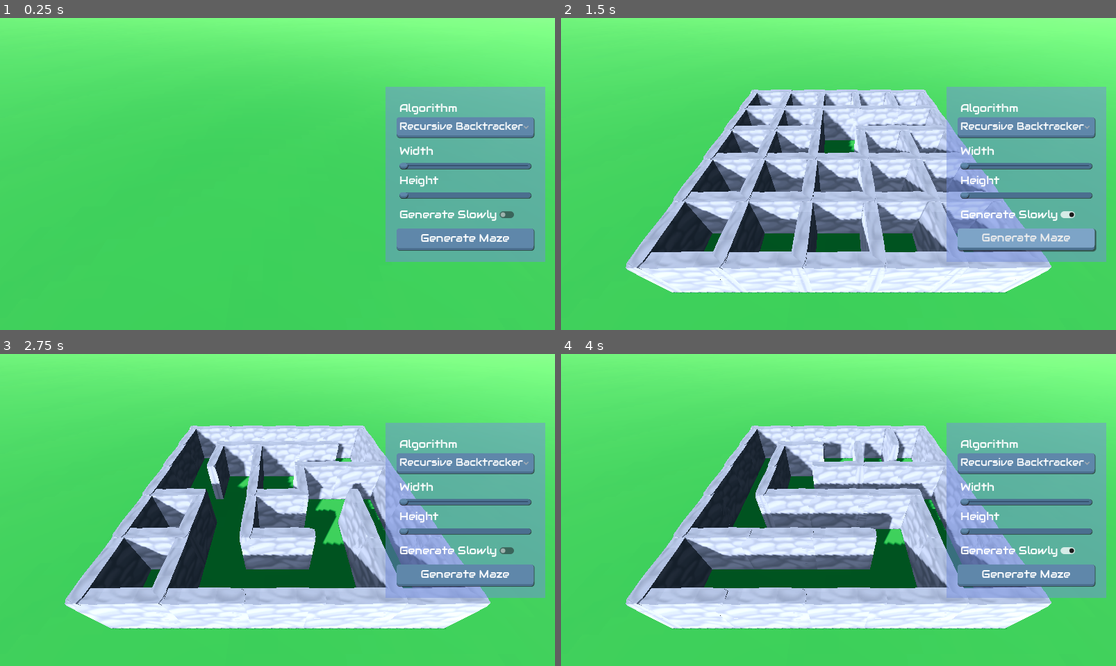
Above: before the commit, frames 1-4 (two rows, left to right).
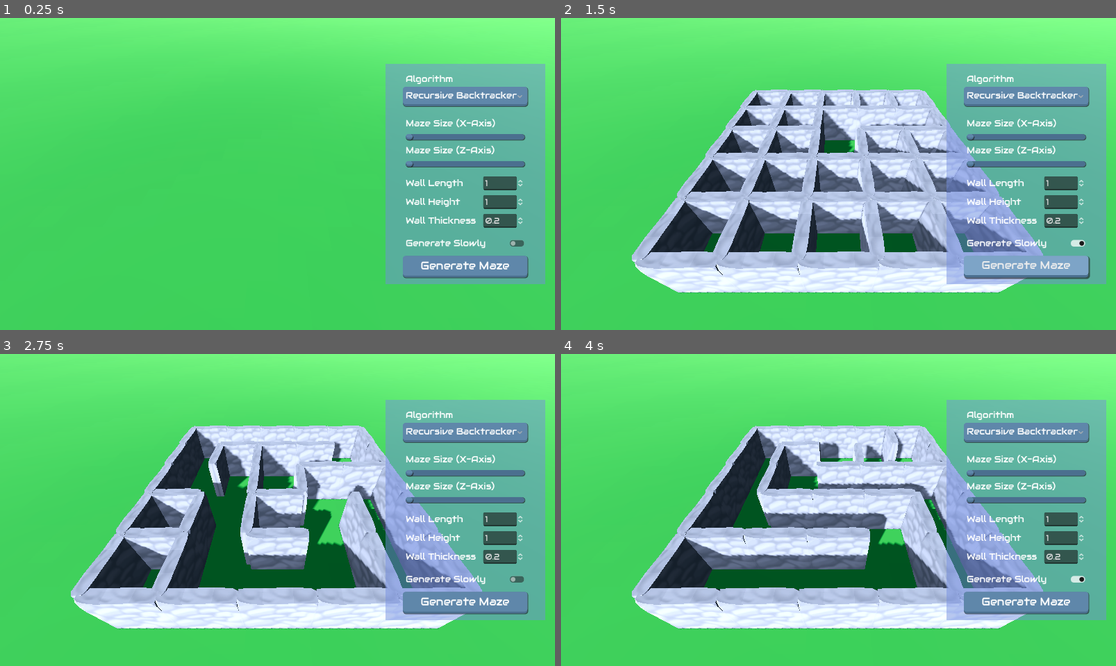
Above: after the commit, the same moments.

Repository: GuiBDBello/godot-maze-generator
Game: Godot game, scene res://scenes/playable/game.tscn
The game is run twice, just before and just after one commit, with the same random seed, the same clock (stepped at 60 frames per second) and the same inputs.
Inputs (mouse positions are in pixels of both pictures, inside the frame that each line leads up to; where the layout moved, square brackets give the same spot in the first picture):
- Up to frame 1 (0.25 s): no input
- Up to frame 2 (1.5 s): click (1077, 242) [1066, 214] at 0.5 s; click "Generate Maze" at 1.25 s
- Up to frame 3 (2.75 s): click (516, 578) [505, 550] at 2 s
- Up to frame 4 (4 s): click "Generate Maze" at 2.75 s; click (1077, 578) [1066, 550] at 3.5 s

The runs differ from the first frame. In frame 1, 12% of the frame differs, in the area x 69-99%, y 14-86%; in frame 2, 13%; in frame 3, 13%, in the area x 11-99%, y 14-89%; in frame 4, 13%.

Commit message:
Add Wall Length, Wall Height and Wall Thickness as params

Diff:
--- a/project.godot
+++ b/project.godot
@@ -17,6 +17,11 @@
 
 [input]
 
+generate_maze={
+"deadzone": 0.5,
+"events": [Object(InputEventKey,"resource_local_to_scene":false,"resource_name":"","device":-1,"window_id":0,"alt_pressed":false,"shift_pressed":false,"ctrl_pressed":false,"meta_pressed":false,"pressed":false,"keycode":0,"physical_keycode":71,"key_label":0,"unicode":103,"echo":false,"script":null)
+]
+}
 toggle_menu_visible={
 "deadzone": 0.5,
 "events": [Object(InputEventKey,"resource_local_to_scene":false,"resource_name":"","device":-1,"window_id":0,"alt_pressed":false,"shift_pressed":false,"ctrl_pressed":false,"meta_pressed":false,"pressed":false,"keycode":0,"physical_keycode":72,"key_label":0,"unicode":104,"echo":false,"script":null)
--- a/resources/ui_theme.tres
+++ b/resources/ui_theme.tres
@@ -177,8 +177,9 @@
 Label/constants/shadow_offset_x = 1
 Label/constants/shadow_offset_y = 1
 Label/constants/shadow_outline_size = 1
-Label/font_sizes/font_size = 22
+Label/font_sizes/font_size = 18
 Label/fonts/font = ExtResource("1_cmhkn")
 Label/styles/normal = SubResource("StyleBoxEmpty_21gpl")
-OptionButton/font_sizes/font_size = 20
+LineEdit/font_sizes/font_size = 16
+OptionButton/font_sizes/font_size = 18
 OptionButton/styles/normal = SubResource("StyleBoxFlat_kwuao")
--- a/scenes/camera.gd
+++ b/scenes/camera.gd
@@ -34,4 +34,4 @@
 	if event.button_index == MOUSE_BUTTON_WHEEL_DOWN and event.pressed:
 		spring_arm.spring_length += 0.1 * spring_arm.spring_length if spring_arm.spring_length > 10 else 1
 
-	spring_arm.spring_length = clamp(spring_arm.spring_length, 5, 100)
+	spring_arm.spring_length = clamp(spring_arm.spring_length, 5, 500)
--- a/scenes/maze/maze_cell.gd
+++ b/scenes/maze/maze_cell.gd
@@ -10,5 +10,5 @@
 var is_visited : bool = false
 
 
-func visit():
+func visit() -> void:
 	is_visited = true
--- a/scenes/maze/maze_cell.tscn
+++ b/scenes/maze/maze_cell.tscn
@@ -49,7 +49,7 @@
 script = ExtResource("1_14ky4")
 
 [node name="Wall North" type="MeshInstance3D" parent="."]
-transform = Transform3D(1.2, 0, 0, 0, 1, 0, 0, 0, 0.2, 0, 1, -1)
+transform = Transform3D(1, 0, 0, 0, 1, 0, 0, 0, 0.2, 0, 1, -1)
 mesh = SubResource("ArrayMesh_fq7gi")
 skeleton = NodePath("")
 
@@ -60,7 +60,7 @@
 shape = SubResource("BoxShape3D_tqrgu")
 
 [node name="Wall South" type="MeshInstance3D" parent="."]
-transform = Transform3D(1.2, 0, 0, 0, 1, 0, 0, 0, 0.2, 0, 1, 1)
+transform = Transform3D(1, 0, 0, 0, 1, 0, 0, 0, 0.2, 0, 1, 1)
 mesh = SubResource("ArrayMesh_fq7gi")
 skeleton = NodePath("")
 
@@ -71,7 +71,7 @@
 shape = SubResource("BoxShape3D_tqrgu")
 
 [node name="Wall East" type="MeshInstance3D" parent="."]
-transform = Transform3D(-5.24537e-08, 0, -0.2, 0, 1, 0, 1.2, 0, -8.74228e-09, 1, 1, 0)
+transform = Transform3D(-4.37114e-08, 0, -0.2, 0, 1, 0, 1, 0, -8.74228e-09, 1, 1, 0)
 mesh = SubResource("ArrayMesh_fq7gi")
 skeleton = NodePath("")
 
@@ -82,7 +82,7 @@
 shape = SubResource("BoxShape3D_tqrgu")
 
 [node name="Wall West" type="MeshInstance3D" parent="."]
-transform = Transform3D(-5.24537e-08, 0, -0.2, 0, 1, 0, 1.2, 0, -8.74228e-09, -1, 1, 0)
+transform = Transform3D(-4.37114e-08, 0, -0.2, 0, 1, 0, 1, 0, -8.74228e-09, -1, 1, 0)
 mesh = SubResource("ArrayMesh_fq7gi")
 skeleton = NodePath("")
 
--- a/scenes/maze/recursive_backtracker/recursive_backtracker.gd
+++ b/scenes/maze/recursive_backtracker/recursive_backtracker.gd
@@ -3,13 +3,12 @@
 const MAZE_CELL: PackedScene = preload("res://scenes/maze/maze_cell.tscn")
 
 var rng: RandomNumberGenerator = RandomNumberGenerator.new()
-var maze_wall_length: int = 2
 
 
-func generate_maze(maze_width: int, maze_height: int, is_generated_slowly: bool) -> void:
+func generate_maze(maze_width: int, maze_height: int, maze_wall_length: int, maze_wall_height: int, maze_wall_thickness: float, is_generated_slowly: bool) -> void:
 	center_maze_on_screen(maze_width, maze_height, maze_wall_length)
 
-	var maze_grid: Array = await generate_grid(maze_width, maze_height)
+	var maze_grid: Array = await generate_grid(maze_width, maze_height, maze_wall_length, maze_wall_height, maze_wall_thickness)
 
 	var cell_stack: Array = []
 
@@ -33,18 +32,45 @@
 				await get_tree().create_timer(0.05).timeout
 
 
-func generate_grid(width: int, height: int) -> Array:
+func center_maze_on_screen(maze_width: int, maze_height: int, maze_wall_length: int):
+	var maze_position_x: int = ((maze_width * maze_wall_length) - 1)
+	var maze_position_z: int = ((maze_height * maze_wall_length) - 1)
+
+	self.set_position(Vector3(-maze_position_x, 0, -maze_position_z))
+
+
+func generate_grid(width: int, height: int, wall_length: int, wall_height: int, wall_thickness: float) -> Array:
 	var grid: Array = []
 	for x: int in width:
 		grid.append([])
 		for y in height:
 			var cell: Node3D = MAZE_CELL.instantiate()
 			cell.name = str("Maze Cell ", x, "-", y)
-			cell.position = Vector3(x * maze_wall_length, 0, y * maze_wall_length)
+			cell.position = Vector3(x * wall_length * 2, 0, y * wall_length * 2)
 			cell.grid_position_x = x
 			cell.grid_position_y = y
 			grid[x].append(cell)
 			self.add_child(cell)
+
+			cell.wall_north.scale.x = wall_length
+			cell.wall_south.scale.x = wall_length
+			cell.wall_east.scale.x = wall_length
+			cell.wall_west.scale.x = wall_length
+
+			cell.wall_north.position.z = -wall_length
+			cell.wall_south.position.z = wall_length
+			cell.wall_east.position.x = wall_length
+			cell.wall_west.position.x = -wall_length
+
+			cell.wall_north.scale.y = wall_height
+			cell.wall_south.scale.y = wall_height
+			cell.wall_east.scale.y = wall_height
+			cell.wall_west.scale.y = wall_height
+
+			cell.wall_north.scale.z = wall_thickness
+			cell.wall_south.scale.z = wall_thickness
+			cell.wall_east.scale.z = wall_thickness
+			cell.wall_west.scale.z = wall_thickness
 
 	return grid
 
@@ -107,10 +133,3 @@
 		current_cell.wall_south.queue_free()
 		current_neighbour.wall_north.queue_free()
 		current_neighbour.visit()
-
-
-func center_maze_on_screen(maze_width: int, maze_height: int, maze_wall_length: int):
-	var maze_position_x: int = (((maze_width * maze_wall_length) / 2) - 1)
-	var maze_position_z: int = (((maze_height * maze_wall_length) / 2) - 1)
-
-	self.set_position(Vector3(-maze_position_x, 0, -maze_position_z))
--- a/scenes/playable/game.gd
+++ b/scenes/playable/game.gd
@@ -16,7 +16,7 @@
 	selected_algorithm = maze_generation_algorithms[index]
 
 
-func generate_maze(maze_width: int, maze_height: int, is_generated_slowly: bool):
+func generate_maze(maze_width: int, maze_height: int, maze_wall_length: int, maze_wall_height: int, maze_wall_thickness: float, is_generated_slowly: bool) -> void:
 	var time_start = Time.get_ticks_msec()
 	if maze_generator != null:
 		maze_generator.queue_free()
@@ -25,7 +25,7 @@
 	maze_generator = selected_algorithm.instantiate()
 	maze_generator.name = "Maze Generator"
 	self.add_child(maze_generator)
-	maze_generator.generate_maze(maze_width, maze_height, is_generated_slowly)
+	maze_generator.generate_maze(maze_width, maze_height, maze_wall_length, maze_wall_height, maze_wall_thickness, is_generated_slowly)
 	var time_now = Time.get_ticks_msec()
 	var time_elapsed = time_now - time_start
 	print(str("Generation Time: ", time_elapsed, "ms"))
--- a/scenes/playable/game.tscn
+++ b/scenes/playable/game.tscn
@@ -42,7 +42,7 @@
 shadow_opacity = 0.85
 
 [node name="Ground" parent="Scenario" instance=ExtResource("3_mq8d8")]
-transform = Transform3D(25, 0, 0, 0, 25, 0, 0, 0, 25, 0, 0, 0)
+transform = Transform3D(50, 0, 0, 0, 50, 0, 0, 0, 50, 0, 0, 0)
 
 [node name="Trees" type="Node" parent="Scenario"]
 
@@ -58,6 +58,54 @@
 [node name="tree3" parent="Scenario/Trees" instance=ExtResource("4_by38g")]
 transform = Transform3D(0.44779, 0, -0.894139, 0, 1, 0, 0.894139, 0, 0.44779, -194.319, 0, -44.8415)
 
+[node name="tree30" parent="Scenario/Trees" instance=ExtResource("4_by38g")]
+transform = Transform3D(1, 0, 0, 0, 1, 0, 0, 0, 1, -139.16, 0, 434.654)
+
+[node name="tree31" parent="Scenario/Trees" instance=ExtResource("4_by38g")]
+transform = Transform3D(0.733955, 0, 0.679198, 0, 1, 0, -0.679198, 0, 0.733955, -352.387, 0, 156.57)
+
+[node name="tree32" parent="Scenario/Trees" instance=ExtResource("4_by38g")]
+transform = Transform3D(0.733327, 0, 0.679877, 0, 1, 0, -0.679877, 0, 0.733327, -69.675, 0, 316.736)
+
+[node name="tree33" parent="Scenario/Trees" instance=ExtResource("4_by38g")]
+transform = Transform3D(0.44779, 0, -0.894139, 0, 1, 0, 0.894139, 0, 0.44779, -453.319, 0, 309.159)
+
+[node name="tree34" parent="Scenario/Trees" instance=ExtResource("4_by38g")]
+transform = Transform3D(-0.707107, 0, -0.707107, 0, 1, 0, 0.707107, 0, -0.707107, 102.23, 0, 293.037)
+
+[node name="tree35" parent="Scenario/Trees" instance=ExtResource("4_by38g")]
+transform = Transform3D(-0.038719, 0, -0.99925, 0, 1, 0, 0.99925, 0, -0.038719, 449.639, 0, 338.898)
+
+[node name="tree36" parent="Scenario/Trees" instance=ExtResource("4_by38g")]
+transform = Transform3D(-0.0377949, 0, -0.999286, 0, 1, 0, 0.999286, 0, -0.0377949, 136.477, 0, 425.551)
+
+[node name="tree37" parent="Scenario/Trees" instance=ExtResource("4_by38g")]
+transform = Transform3D(-0.948887, 0, 0.315616, 0, 1, 0, -0.315616, 0, -0.948887, 413.112, 0, 159.632)
+
+[node name="tree38" parent="Scenario/Trees" instance=ExtResource("4_by38g")]
+transform = Transform3D(-0.965926, 0, -0.258819, 0, 1, 0, 0.258819, 0, -0.965926, 118.047, 0, -420.024)
+
+[node name="tree39" parent="Scenario/Trees" instance=ExtResource("4_by38g")]
+transform = Transform3D(-0.533157, 0, -0.846016, 0, 1, 0, 0.846016, 0, -0.533157, 395.982, 0, -206.603)
+
+[node name="tree40" parent="Scenario/Trees" instance=ExtResource("4_by38g")]
+transform = Transform3D(-0.532374, 0, -0.84651, 0, 1, 0, 0.84651, 0, -0.532374, 81.4487, 0, -288.14)
+
+[node name="tree41" parent="Scenario/Trees" instance=ExtResource("4_by38g")]
+transform = Transform3D(-0.663952, 0, 0.747775, 0, 1, 0, -0.747775, 0, -0.663952, 453.981, 0, -380.115)
+
+[node name="tree42" parent="Scenario/Trees" instance=ExtResource("4_by38g")]
+transform = Transform3D(-0.707107, 0, 0.707107, 0, 1, 0, -0.707107, 0, -0.707107, -335.393, 0, -422.855)
+
+[node name="tree43" parent="Scenario/Trees" instance=ExtResource("4_by38g")]
+transform = Transform3D(-0.99925, 0, 0.0387191, 0, 1, 0, -0.0387191, 0, -0.99925, -381.254, 0, -75.4459)
+
+[node name="tree44" parent="Scenario/Trees" instance=ExtResource("4_by38g")]
+transform = Transform3D(-0.999286, 0, 0.0377949, 0, 1, 0, -0.0377949, 0, -0.999286, -467.907, 0, -388.608)
+
+[node name="tree45" parent="Scenario/Trees" instance=ExtResource("4_by38g")]
+transform = Transform3D(0.315616, 0, 0.948887, 0, 1, 0, -0.948887, 0, 0.315616, -201.988, 0, -111.973)
+
 [node name="tree11" parent="Scenario/Trees" instance=ExtResource("4_by38g")]
 transform = Transform3D(0.44779, 0, -0.894139, 0, 1, 0, 0.894139, 0, 0.44779, -62.6619, 0, -68.3738)
 
@@ -100,6 +148,36 @@
 [node name="tree18" parent="Scenario/Trees" instance=ExtResource("4_by38g")]
 transform = Transform3D(-0.96207, 0, -0.272801, 0, 1, 0, 0.272801, 0, -0.96207, -180.624, 0, -161.175)
 
+[node name="tree46" parent="Scenario/Trees" instance=ExtResource("4_by38g")]
+transform = Transform3D(-0.709472, 0, 0.704733, 0, 1, 0, -0.704733, 0, -0.709472, 461.589, 0, 98.3469)
+
+[node name="tree47" parent="Scenario/Trees" instance=ExtResource("4_by38g")]
+transform = Transform3D(-0.767881, 0, -0.640592, 0, 1, 0, 0.640592, 0, -0.767881, 428.259, 0, 68.5933)
+
+[node name="tree48" parent="Scenario/Trees" instance=ExtResource("4_by38g")]
+transform = Transform3D(-0.96207, 0, -0.272801, 0, 1, 0, 0.272801, 0, -0.96207, 340.376, 0, 131.825)
+
+[node name="tree49" parent="Scenario/Trees" instance=ExtResource("4_by38g")]
+transform = Transform3D(-0.96207, 0, -0.272801, 0, 1, 0, 0.272801, 0, -0.96207, 252.376, 0, 66.8253)
+
+[node name="tree50" parent="Scenario/Trees" instance=ExtResource("4_by38g")]
+transform = Transform3D(-0.96207, 0, -0.272801, 0, 1, 0, 0.272801, 0, -0.96207, 235.376, 0, -161.175)
+
+[node name="tree51" parent="Scenario/Trees" instance=ExtResource("4_by38g")]
+transform = Transform3D(0.999994, 0, 0.00335097, 0, 1, 0, -0.00335097, 0, 0.999994, -464.472, 0, 83.6842)
+
+[node name="tree52" parent="Scenario/Trees" instance=ExtResource("4_by38g")]
+transform = Transform3D(0.0900069, 0, 0.995941, 0, 1, 0, -0.995941, 0, 0.0900069, -419.865, 0, 81.1551)
+
+[node name="tree53" parent="Scenario/Trees" instance=ExtResource("4_by38g")]
+transform = Transform3D(0.487387, 0, 0.873186, 0, 1, 0, -0.873186, 0, 0.487387, -402.434, 0, -25.6987)
+
+[node name="tree54" parent="Scenario/Trees" instance=ExtResource("4_by38g")]
+transform = Transform3D(0.487387, 0, 0.873186, 0, 1, 0, -0.873186, 0, 0.487387, -294.247, 0, -41.9624)
+
+[node name="tree55" parent="Scenario/Trees" instance=ExtResource("4_by38g")]
+transform = Transform3D(0.487387, 0, 0.873186, 0, 1, 0, -0.873186, 0, 0.487387, -121.006, 0, 107.237)
+
 [node name="tree19" parent="Scenario/Trees" instance=ExtResource("4_by38g")]
 transform = Transform3D(-0.96207, 0, -0.272801, 0, 1, 0, 0.272801, 0, -0.96207, 155.376, 0, -161.175)
 
@@ -130,8 +208,62 @@
 [node name="tree28" parent="Scenario/Trees" instance=ExtResource("4_by38g")]
 transform = Transform3D(-0.96207, 0, -0.272801, 0, 1, 0, 0.272801, 0, -0.96207, 30.3761, 0, -159.175)
 
+[node name="tree62" parent="Scenario/Trees" instance=ExtResource("4_by38g")]
+transform = Transform3D(-0.820312, 0, -0.571917, 0, 1, 0, 0.571917, 0, -0.820312, 357.197, 0, -5.3738)
+
+[node name="tree63" parent="Scenario/Trees" instance=ExtResource("4_by38g")]
+transform = Transform3D(-0.18841, 0, -0.982091, 0, 1, 0, 0.982091, 0, -0.18841, 306.695, 0, -20.4671)
+
+[node name="tree64" parent="Scenario/Trees" instance=ExtResource("4_by38g")]
+transform = Transform3D(-0.96207, 0, -0.272801, 0, 1, 0, 0.272801, 0, -0.96207, 434.376, 0, -22.1747)
+
+[node name="tree65" parent="Scenario/Trees" instance=ExtResource("4_by38g")]
+transform = Transform3D(-0.96207, 0, -0.272801, 0, 1, 0, 0.272801, 0, -0.96207, 335.376, 0, -95.175)
+
+[node name="tree66" parent="Scenario/Trees" instance=ExtResource("4_by38g")]
+transform = Transform3D(-0.0851386, 0, 0.99637, 0, 1, 0, -0.99637, 0, -0.0851386, 270.67, 0, -344.061)
+
+[node name="tree67" parent="Scenario/Trees" instance=ExtResource("4_by38g")]
+transform = Transform3D(-0.756311, 0, 0.654213, 0, 1, 0, -0.654213, 0, -0.756311, 308.992, 0, -380.25)
+
+[node name="tree68" parent="Scenario/Trees" instance=ExtResource("4_by38g")]
+transform = Transform3D(0.244782, 0, 0.969578, 0, 1, 0, -0.969578, 0, 0.244782, 246.631, 0, -268.822)
+
+[node name="tree69" parent="Scenario/Trees" instance=ExtResource("4_by38g")]
+transform = Transform3D(0.244782, 0, 0.969578, 0, 1, 0, -0.969578, 0, 0.244782, 359.351, 0, -318.058)
+
+[node name="tree70" parent="Scenario/Trees" instance=ExtResource("4_by38g")]
+transform = Transform3D(0.99637, 0, 0.0851385, 0, 1, 0, -0.0851385, 0, 0.99637, 312.675, 0, 292.462)
+
+[node name="tree71" parent="Scenario/Trees" instance=ExtResource("4_by38g")]
+transform = Transform3D(0.654213, 0, 0.756311, 0, 1, 0, -0.756311, 0, 0.654213, 348.863, 0, 330.784)
+
+[node name="tree72" parent="Scenario/Trees" instance=ExtResource("4_by38g")]
+transform = Transform3D(0.969578, 0, -0.244782, 0, 1, 0, 0.244782, 0, 0.969578, 237.435, 0, 268.422)
+
+[node name="tree73" parent="Scenario/Trees" instance=ExtResource("4_by38g")]
+transform = Transform3D(0.969578, 0, -0.244782, 0, 1, 0, 0.244782, 0, 0.969578, 286.671, 0, 381.142)
+
 [node name="tree29" parent="Scenario/Trees" instance=ExtResource("4_by38g")]
 transform = Transform3D(-0.96207, 0, -0.272801, 0, 1, 0, 0.272801, 0, -0.96207, -145.624, 0, -51.1747)
+
+[node name="tree56" parent="Scenario/Trees" instance=ExtResource("4_by38g")]
+transform = Transform3D(-0.96207, 0, -0.272801, 0, 1, 0, 0.272801, 0, -0.96207, -127.624, 0, 385.825)
+
+[node name="tree57" parent="Scenario/Trees" instance=ExtResource("4_by38g")]
+transform = Transform3D(-0.96207, 0, -0.272801, 0, 1, 0, 0.272801, 0, -0.96207, -226.624, 0, 312.825)
+
+[node name="tree58" parent="Scenario/Trees" instance=ExtResource("4_by38g")]
+transform = Transform3D(-0.96207, 0, -0.272801, 0, 1, 0, 0.272801, 0, -0.96207, -402.624, 0, 420.825)
+
+[node name="tree59" parent="Scenario/Trees" instance=ExtResource("4_by38g")]
+transform = Transform3D(0.696777, 0, 0.717288, 0, 1, 0, -0.717288, 0, 0.696777, -428.588, 0, -222.095)
+
+[node name="tree60" parent="Scenario/Trees" instance=ExtResource("4_by38g")]
+transform = Transform3D(0.696777, 0, 0.717288, 0, 1, 0, -0.717288, 0, 0.696777, -306.352, 0, -208.375)
+
+[node name="tree61" parent="Scenario/Trees" instance=ExtResource("4_by38g")]
+transform = Transform3D(0.696777, 0, 0.717288, 0, 1, 0, -0.717288, 0, 0.696777, -207.931, 0, -389.906)
 
 [node name="Maze Menu" type="Control" parent="."]
 layout_mode = 3
@@ -185,10 +317,13 @@
 [node name="HFlowContainer" type="HFlowContainer" parent="Maze Menu/MarginContainerBack/MarginContainer/VBoxContainer"]
 layout_mode = 2
 
+[node name="Maze Size HBoxContainer" type="HBoxContainer" parent="Maze Menu/MarginContainerBack/MarginContainer/VBoxContainer"]
+layout_mode = 2
+
 [node name="Width Label" type="Label" parent="Maze Menu/MarginContainerBack/MarginContainer/VBoxContainer"]
 layout_mode = 2
 theme = ExtResource("6_u4vtj")
-text = "Width"
+text = "Maze Size (X-Axis)"
 
 [node name="Width HSlider" type="HSlider" parent="Maze Menu/MarginContainerBack/MarginContainer/VBoxContainer"]
 layout_mode = 2
@@ -201,7 +336,7 @@
 [node name="Height Label" type="Label" parent="Maze Menu/MarginContainerBack/MarginContainer/VBoxContainer"]
 layout_mode = 2
 theme = ExtResource("6_u4vtj")
-text = "Height"
+text = "Maze Size (Z-Axis)"
 
 [node name="Height HSlider" type="HSlider" parent="Maze Menu/MarginContainerBack/MarginContainer/VBoxContainer"]
 layout_mode = 2
@@ -213,20 +348,76 @@
 [node name="HFlowContainer2" type="HFlowContainer" parent="Maze Menu/MarginContainerBack/MarginContainer/VBoxContainer"]
 layout_mode = 2
 
-[node name="HBoxContainer" type="HBoxContainer" parent="Maze Menu/MarginContainerBack/MarginContainer/VBoxContainer"]
-layout_mode = 2
-
-[node name="Generate Slowly Label" type="Label" parent="Maze Menu/MarginContainerBack/MarginContainer/VBoxContainer/HBoxContainer"]
-layout_mode = 2
+[node name="Wall Length HBoxContainer" type="HBoxContainer" parent="Maze Menu/MarginContainerBack/MarginContainer/VBoxContainer"]
+layout_mode = 2
+
+[node name="Wall Length Label" type="Label" parent="Maze Menu/MarginContainerBack/MarginContainer/VBoxContainer/Wall Length HBoxContainer"]
+layout_mode = 2
+size_flags_horizontal = 3
+theme = ExtResource("6_u4vtj")
+text = "Wall Length"
+
+[node name="Wall Length SpinBox" type="SpinBox" parent="Maze Menu/MarginContainerBack/MarginContainer/VBoxContainer/Wall Length HBoxContainer"]
+layout_mode = 2
+size_flags_horizontal = 10
+theme = ExtResource("6_u4vtj")
+min_value = 1.0
+max_value = 5.0
+value = 1.0
+
+[node name="Wall Height HBoxContainer" type="HBoxContainer" parent="Maze Menu/MarginContainerBack/MarginContainer/VBoxContainer"]
+layout_mode = 2
+
+[node name="Wall Height Label" type="Label" parent="Maze Menu/MarginContainerBack/MarginContainer/VBoxContainer/Wall Height HBoxContainer"]
+layout_mode = 2
+size_flags_horizontal = 3
+theme = ExtResource("6_u4vtj")
+text = "Wall Height"
+
+[node name="Wall Height SpinBox" type="SpinBox" parent="Maze Menu/MarginContainerBack/MarginContainer/VBoxContainer/Wall Height HBoxContainer"]
+layout_mode = 2
+size_flags_horizontal = 10
+theme = ExtResource("6_u4vtj")
+min_value = 1.0
+max_value = 5.0
+value = 1.0
+
+[node name="Wall Thickness HBoxContainer" type="HBoxContainer" parent="Maze Menu/MarginContainerBack/MarginContainer/VBoxContainer"]
+layout_mode = 2
+
+[node name="Wall Thickness Label" type="Label" parent="Maze Menu/MarginContainerBack/MarginContainer/VBoxContainer/Wall Thickness HBoxContainer"]
+layout_mode = 2
+size_flags_horizontal = 3
+theme = ExtResource("6_u4vtj")
+text = "Wall Thickness"
+
+[node name="Wall Thickness SpinBox" type="SpinBox" parent="Maze Menu/MarginContainerBack/MarginContainer/VBoxContainer/Wall Thickness HBoxContainer"]
+layout_mode = 2
+size_flags_horizontal = 10
+theme = ExtResource("6_u4vtj")
+min_value = 0.1
+max_value = 1.0
+step = 0.1
+value = 0.2
+
+[node name="HFlowContainer3" type="HFlowContainer" parent="Maze Menu/MarginContainerBack/MarginContainer/VBoxContainer"]
+layout_mode = 2
+
+[node name="Generate Slowly HBoxContainer" type="HBoxContainer" parent="Maze Menu/MarginContainerBack/MarginContainer/VBoxContainer"]
+layout_mode = 2
+
+[node name="Generate Slowly Label" type="Label" parent="Maze Menu/MarginContainerBack/MarginContainer/VBoxContainer/Generate Slowly HBoxContainer"]
+layout_mode = 2
+size_flags_horizontal = 3
 theme = ExtResource("6_u4vtj")
 text = "Generate Slowly"
 
-[node name="Generate Slowly CheckButton" type="CheckButton" parent="Maze Menu/MarginContainerBack/MarginContainer/VBoxContainer/HBoxContainer"]
+[node name="Generate Slowly CheckButton" type="CheckButton" parent="Maze Menu/MarginContainerBack/MarginContainer/VBoxContainer/Generate Slowly HBoxContainer"]
 layout_mode = 2
 size_flags_horizontal = 8
 theme = ExtResource("6_u4vtj")
 
-[node name="HFlowContainer3" type="HFlowContainer" parent="Maze Menu/MarginContainerBack/MarginContainer/VBoxContainer"]
+[node name="HFlowContainer4" type="HFlowContainer" parent="Maze Menu/MarginContainerBack/MarginContainer/VBoxContainer"]
 layout_mode = 2
 
 [node name="Generate Maze Button" type="Button" parent="Maze Menu/MarginContainerBack/MarginContainer/VBoxContainer"]
@@ -250,5 +441,8 @@
 [connection signal="item_focused" from="Maze Menu/MarginContainerBack/MarginContainer/VBoxContainer/OptionButton" to="Maze Menu" method="_on_option_button_item_focused"]
 [connection signal="value_changed" from="Maze Menu/MarginContainerBack/MarginContainer/VBoxContainer/Width HSlider" to="Maze Menu" method="_on_h_slider_width_value_changed"]
 [connection signal="value_changed" from="Maze Menu/MarginContainerBack/MarginContainer/VBoxContainer/Height HSlider" to="Maze Menu" method="_on_h_slider_height_value_changed"]
-[connection signal="toggled" from="Maze Menu/MarginContainerBack/MarginContainer/VBoxContainer/HBoxContainer/Generate Slowly CheckButton" to="Maze Menu" method="_on_generate_slowly_toggled"]
+[connection signal="value_changed" from="Maze Menu/MarginContainerBack/MarginContainer/VBoxContainer/Wall Length HBoxContainer/Wall Length SpinBox" to="Maze Menu" method="_on_wall_length_spin_box_value_changed"]
+[connection signal="value_changed" from="Maze Menu/MarginContainerBack/MarginContainer/VBoxContainer/Wall Height HBoxContainer/Wall Height SpinBox" to="Maze Menu" method="_on_wall_height_spin_box_value_changed"]
+[connection signal="value_changed" from="Maze Menu/MarginContainerBack/MarginContainer/VBoxContainer/Wall Thickness HBoxContainer/Wall Thickness SpinBox" to="Maze Menu" method="_on_wall_thickness_spin_box_value_changed"]
+[connection signal="toggled" from="Maze Menu/MarginContainerBack/MarginContainer/VBoxContainer/Generate Slowly HBoxContainer/Generate Slowly CheckButton" to="Maze Menu" method="_on_generate_slowly_toggled"]
 [connection signal="pressed" from="Maze Menu/MarginContainerBack/MarginContainer/VBoxContainer/Generate Maze Button" to="Maze Menu" method="_on_generate_maze_pressed"]
--- a/scenes/ui/menu.gd
+++ b/scenes/ui/menu.gd
@@ -3,9 +3,11 @@
 @onready var game = $".."
 @onready var option_button: OptionButton = $MarginContainerBack/MarginContainer/VBoxContainer/OptionButton
 
-
 var maze_width: int = 5
 var maze_height: int = 5
+var maze_wall_length: int = 1
+var maze_wall_height: int = 1
+var maze_wall_thickness: float = 0.2
 var is_generated_slowly: bool = false
 
 
@@ -15,6 +17,8 @@
 
 
 func _input(event: InputEvent) -> void:
+	if Input.is_action_just_pressed("generate_maze"):
+		await game.generate_maze(maze_width, maze_height, is_generated_slowly)
 	if Input.is_action_just_pressed("toggle_menu_visible"):
 		self.visible = !self.visible
 
@@ -23,17 +27,29 @@
 	game.change_algorithm(index)
 
 
-func _on_h_slider_width_value_changed(value):
-	self.maze_width = int(value)
+func _on_h_slider_width_value_changed(value: int) -> void:
+	self.maze_width = value
 
 
-func _on_h_slider_height_value_changed(value):
-	self.maze_height = int(value)
+func _on_h_slider_height_value_changed(value: int) -> void:
+	self.maze_height = value
 
 
-func _on_generate_slowly_toggled(toggled_on):
+func _on_wall_length_spin_box_value_changed(value: int) -> void:
+	self.maze_wall_length = value
+
+
+func _on_wall_height_spin_box_value_changed(value: int) -> void:
+	self.maze_wall_height = value
+
+
+func _on_wall_thickness_spin_box_value_changed(value: float) -> void:
+	self.maze_wall_thickness = value
+
+
+func _on_generate_slowly_toggled(toggled_on: bool) -> void:
 	self.is_generated_slowly = toggled_on
 
 
-func _on_generate_maze_pressed():
-	await game.generate_maze(maze_width, maze_height, is_generated_slowly)
+func _on_generate_maze_pressed() -> void:
+	await game.generate_maze(maze_width, maze_height, maze_wall_length, maze_wall_height, maze_wall_thickness, is_generated_slowly)
